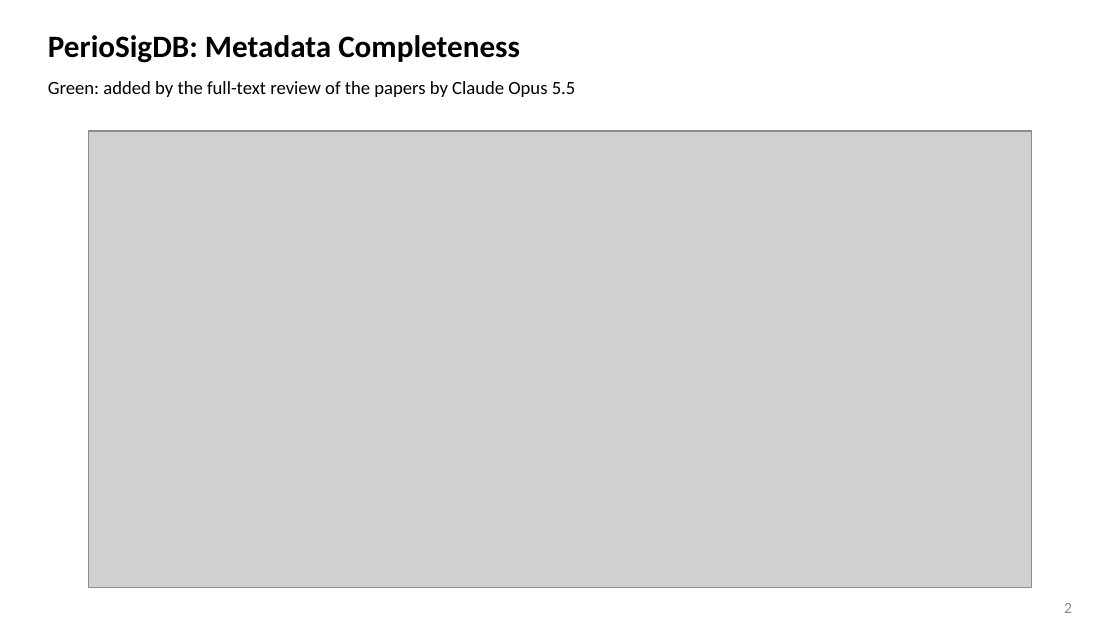
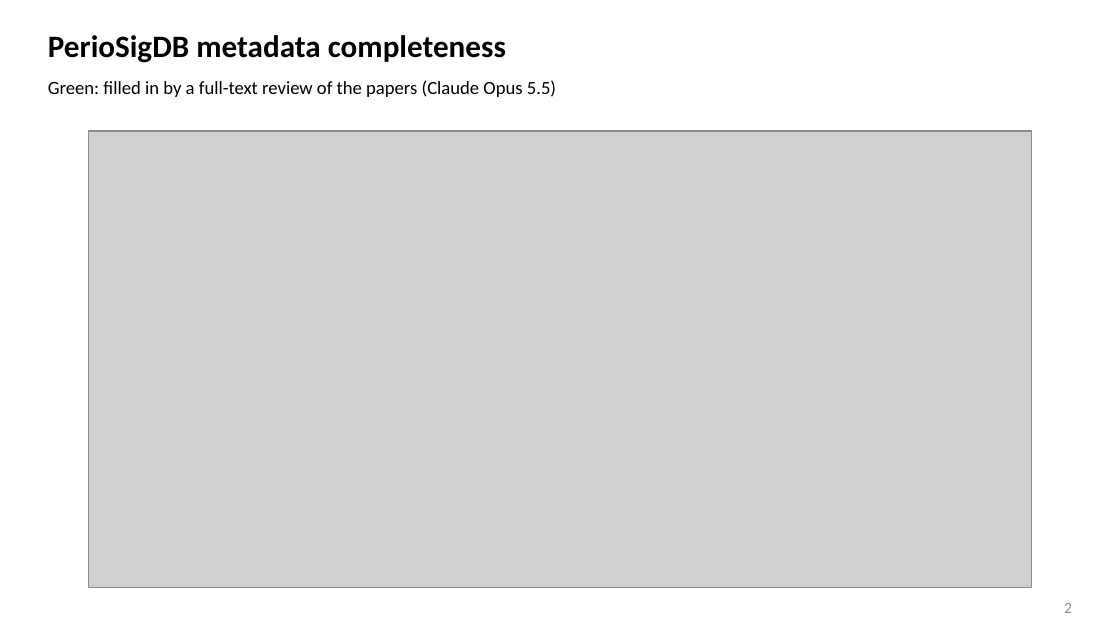
Before and after one commit to ccb-hms/perio-bugs, a slide deck: slide 2 of reports/metadata_options/periosigdb_figures.pptx. Drawn at 1120x630 pixels with LibreOffice and Linux fonts; fonts in the diff are those of the drawing; grey boxes stand for pictures. Boxes give left, top, right and bottom in pixels: in the first picture for what was removed or moved away, otherwise in the second. Text is boxed around its words. In the diff, an @@ line names an element or a change of style, - is before the commit and + after.

```diff
--- a/reports/metadata_options/periosigdb_figures.pptx
+++ b/reports/metadata_options/periosigdb_figures.pptx
@@ title at <box>48,35,506,63</box>: text changed @@
-PerioSigDB: Metadata Completeness
+PerioSigDB metadata completeness
@@ text at <box>48,80,556,97</box>: text changed @@
-Green: added by the full-text review of the papers by Claude Opus 5.5
+Green: filled in by a full-text review of the papers (Claude Opus 5.5)
```
Also in this commit, not shown: 12 other slides changed, 16 other files.
